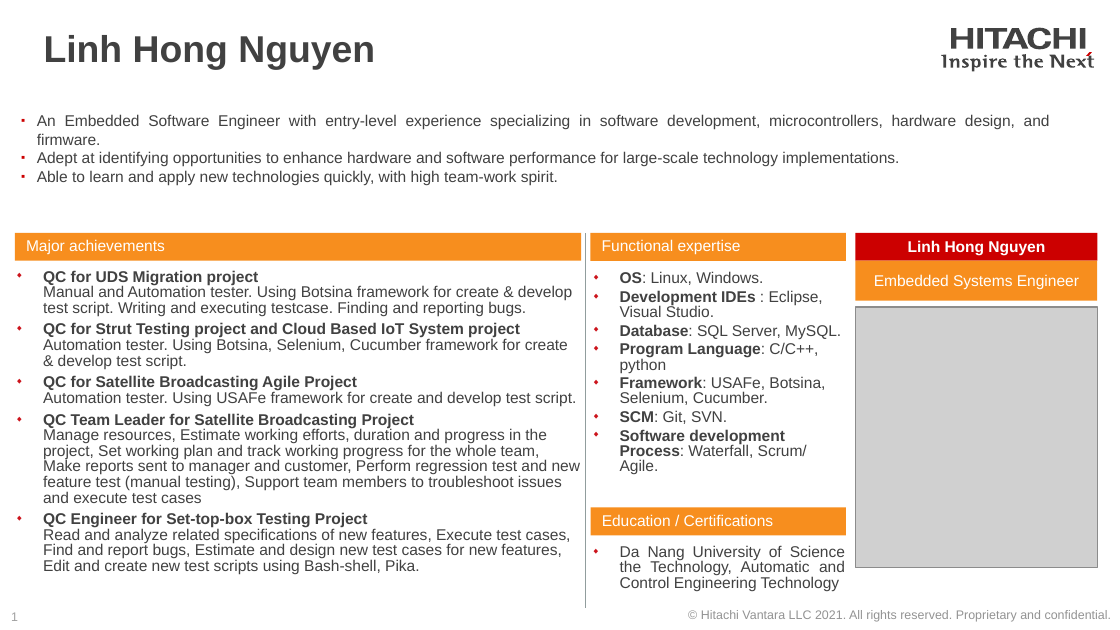
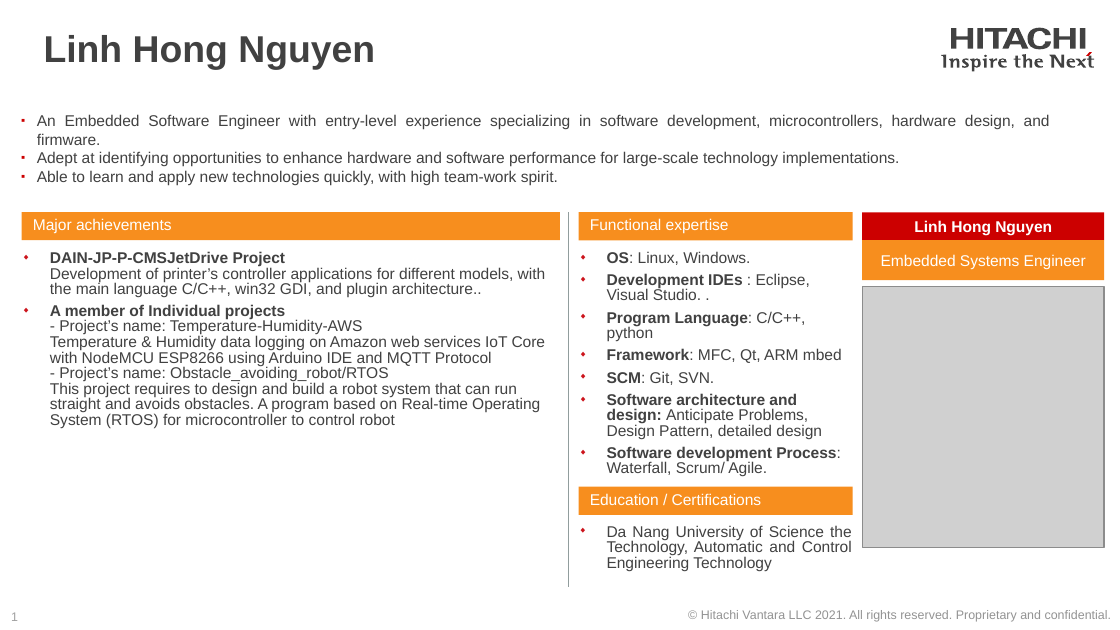
Before and after one commit to HLinhNguyen283/test, a slide deck: slide 1 of LinhHongNguyen_Sample.pptx. Drawn at 1120x630 pixels with LibreOffice and Linux fonts; fonts in the diff are those of the drawing; grey boxes stand for pictures; background and template pictures are left out. Boxes give left, top, right and bottom in pixels: in the first picture for what was removed or moved away, otherwise in the second. Text is boxed around its words. In the diff, an @@ line names an element or a change of style, - is before the commit and + after.

```diff
--- a/LinhHongNguyen_Sample.pptx
+++ b/LinhHongNguyen_Sample.pptx
@@ rectangle "Major achievements": place and size @@
-rectangle "Major achievements" at bbox=[15, 233, 581, 261]
+rectangle "Major achievements" at bbox=[21, 212, 560, 240]
@@ line moved from (586, 233) - (586, 608) to (568, 212) - (568, 587) @@
@@ rectangle "Functional expertise": place and size @@
-rectangle "Functional expertise" at bbox=[590, 233, 846, 261]
+rectangle "Functional expertise" at bbox=[579, 212, 853, 240]
@@ text at bbox=[50, 251, 546, 428]: text changed @@
-  ◆ QC for UDS Migration project
-    Manual and Automation tester. Using Botsina framework for create & develop test script. Writing and executing testcase. Finding and reporting bugs.
-  ◆ QC for Strut Testing project and Cloud Based IoT System project
-    Automation tester. Using Botsina, Selenium, Cucumber framework for create & develop test script.
-  ◆ QC for Satellite Broadcasting Agile Project
-    Automation tester. Using USAFe framework for create and develop test script.
-  ◆ QC Team Leader for Satellite Broadcasting Project
-    Manage resources, Estimate working efforts, duration and progress in the project, Set working plan and track working progress for the whole team, Make reports sent to manager and customer, Perform regression test and new feature test (manual testing), Support team members to troubleshoot issues and execute test cases
-  ◆ QC Engineer for Set-top-box Testing Project
-    Read and analyze related specifications of new features, Execute test cases, Find and report bugs, Estimate and design new test cases for new features, Edit and create new test scripts using Bash-shell, Pika.
+  ◆ DAIN-JP-P-CMSJetDrive Project
+    Development of printer’s controller applications for different models, with the main language C/C++, win32 GDI, and plugin architecture..
+  ◆ A member of Individual projects
+    - Project’s name: Temperature-Humidity-AWS
+    Temperature & Humidity data logging on Amazon web services IoT Core with NodeMCU ESP8266 using Arduino IDE and MQTT Protocol
+    - Project’s name: Obstacle_avoiding_robot/RTOS
+    This project requires to design and build a robot system that can run straight and avoids obstacles. A program based on Real-time Operating System (RTOS) for microcontroller to control robot
@@ text "OS: Linux, Windows.": place and size @@
-text "OS: Linux, Windows." at bbox=[620, 271, 841, 458]
+text "OS: Linux, Windows." at bbox=[607, 251, 842, 476]
@@ text at bbox=[607, 251, 841, 476]: more space between paragraphs @@
@@ 2 rectangles, 1 picture: place and size @@
-2 rectangles, 1 picture at bbox=[856, 233, 1098, 568]
+2 rectangles, 1 picture at bbox=[862, 213, 1104, 548]
@@ text at bbox=[607, 273, 810, 300]: text changed @@
-  ◆ Development IDEs : Eclipse, Visual Studio.
-  ◆ Database: SQL Server, MySQL.
+  ◆ Development IDEs : Eclipse, Visual Studio. .
@@ text at bbox=[607, 348, 842, 363]: text changed @@
-  ◆ Framework: USAFe, Botsina, Selenium, Cucumber.
+  ◆ Framework: MFC, Qt, ARM mbed
@@ text at bbox=[607, 393, 822, 439]: paragraph added @@
+  ◆ Software architecture and design: Anticipate Problems, Design Pattern, detailed design
@@ rectangle "Education / Certifications": place and size @@
-rectangle "Education / Certifications" at bbox=[590, 507, 846, 535]
+rectangle "Education / Certifications" at bbox=[579, 487, 853, 515]
@@ text "Da Nang University of Science ..." rewrapped from bbox=[620, 545, 845, 591] to bbox=[607, 525, 852, 571] @@
```
Also in this commit, not shown: 1 other file.
